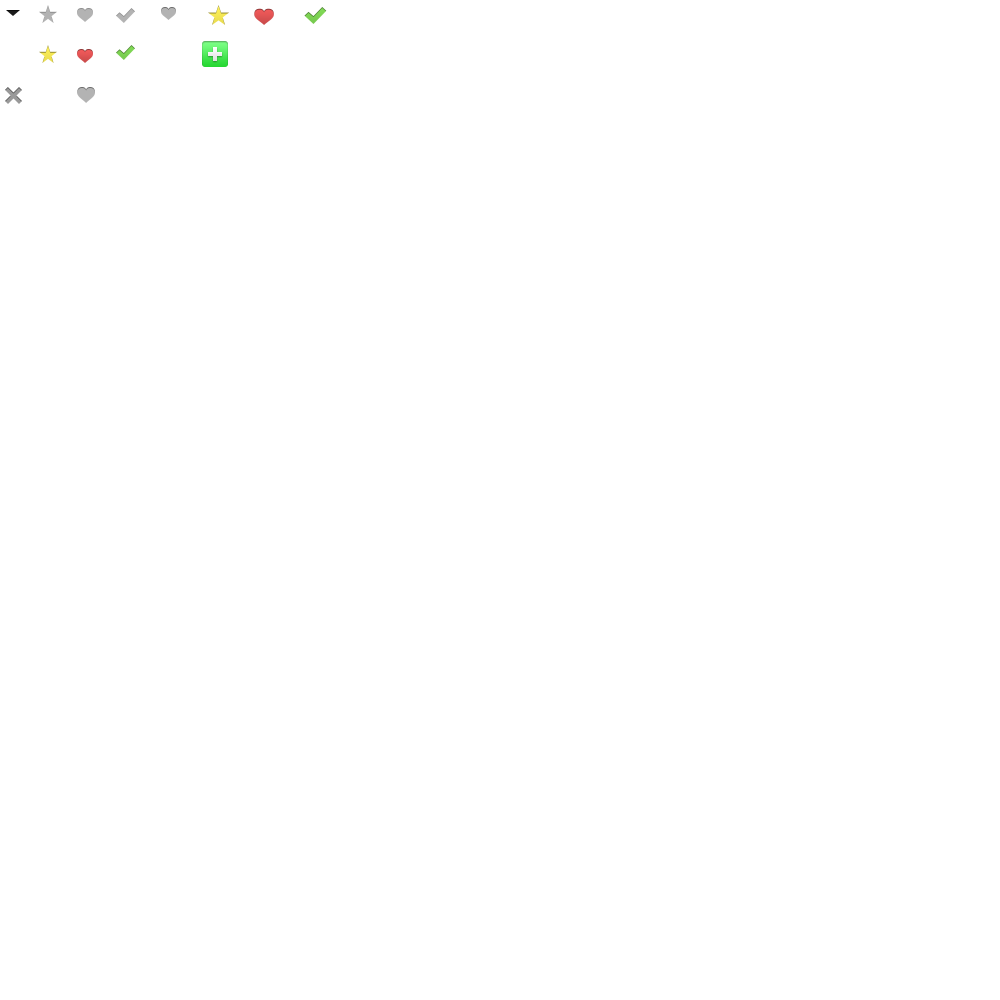
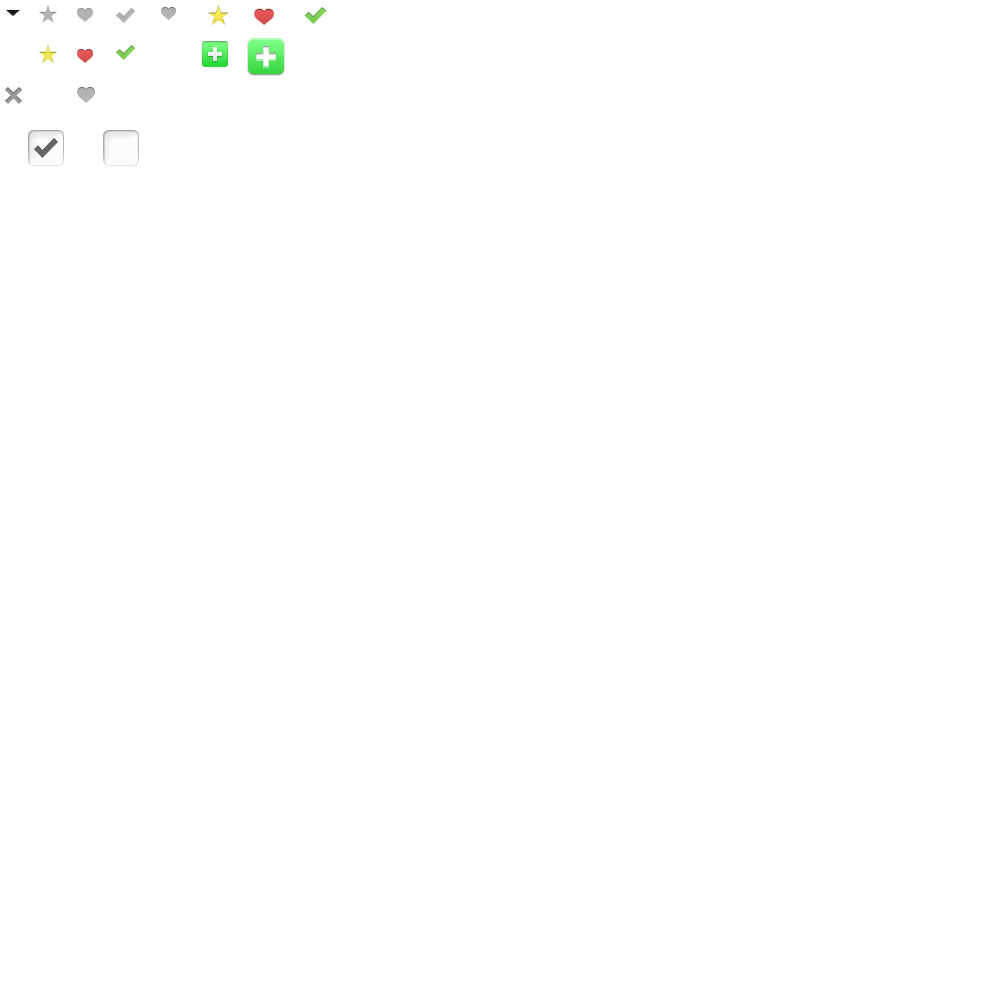
Layered file, before and after one edit (1000 x 1000). Changes by layer:
added group "[ + ]" with 2 layers above "Checkboxes" over [248, 38, 284, 74]
added layer "text box" in group "[ + ]" over [248, 38, 284, 74]
added layer "Rectangle 16" in group "[ + ]" over [253, 43, 279, 69]
added layer "Checkboxes" above "Background" over [28, 38, 285, 166]
